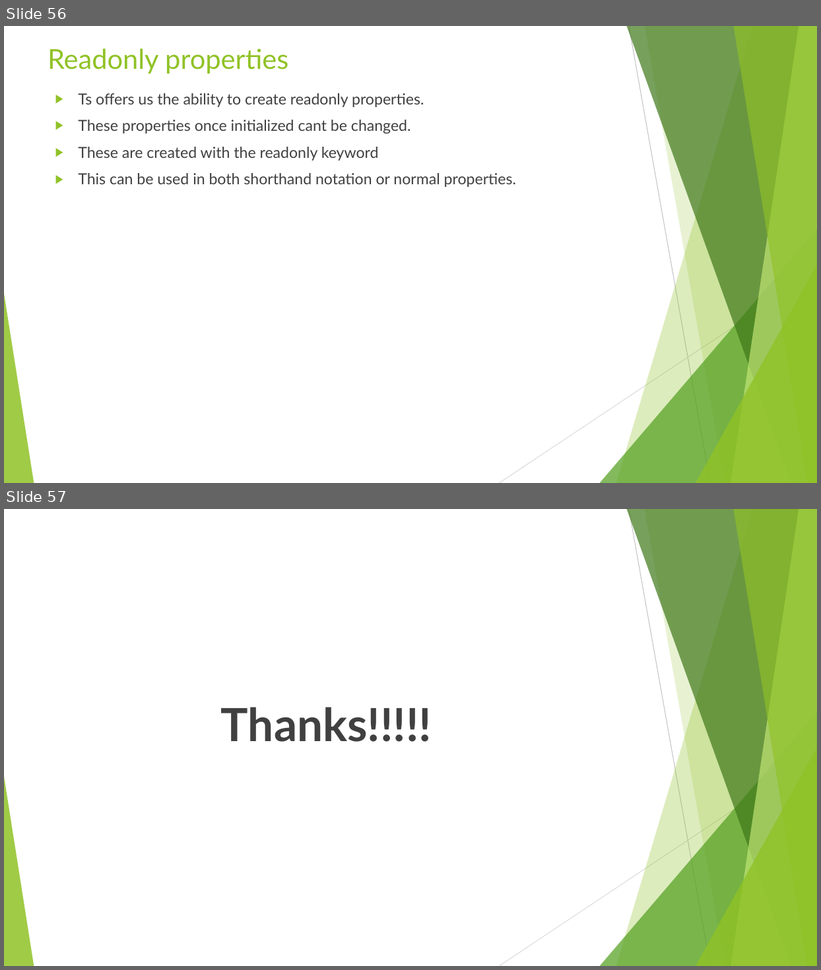
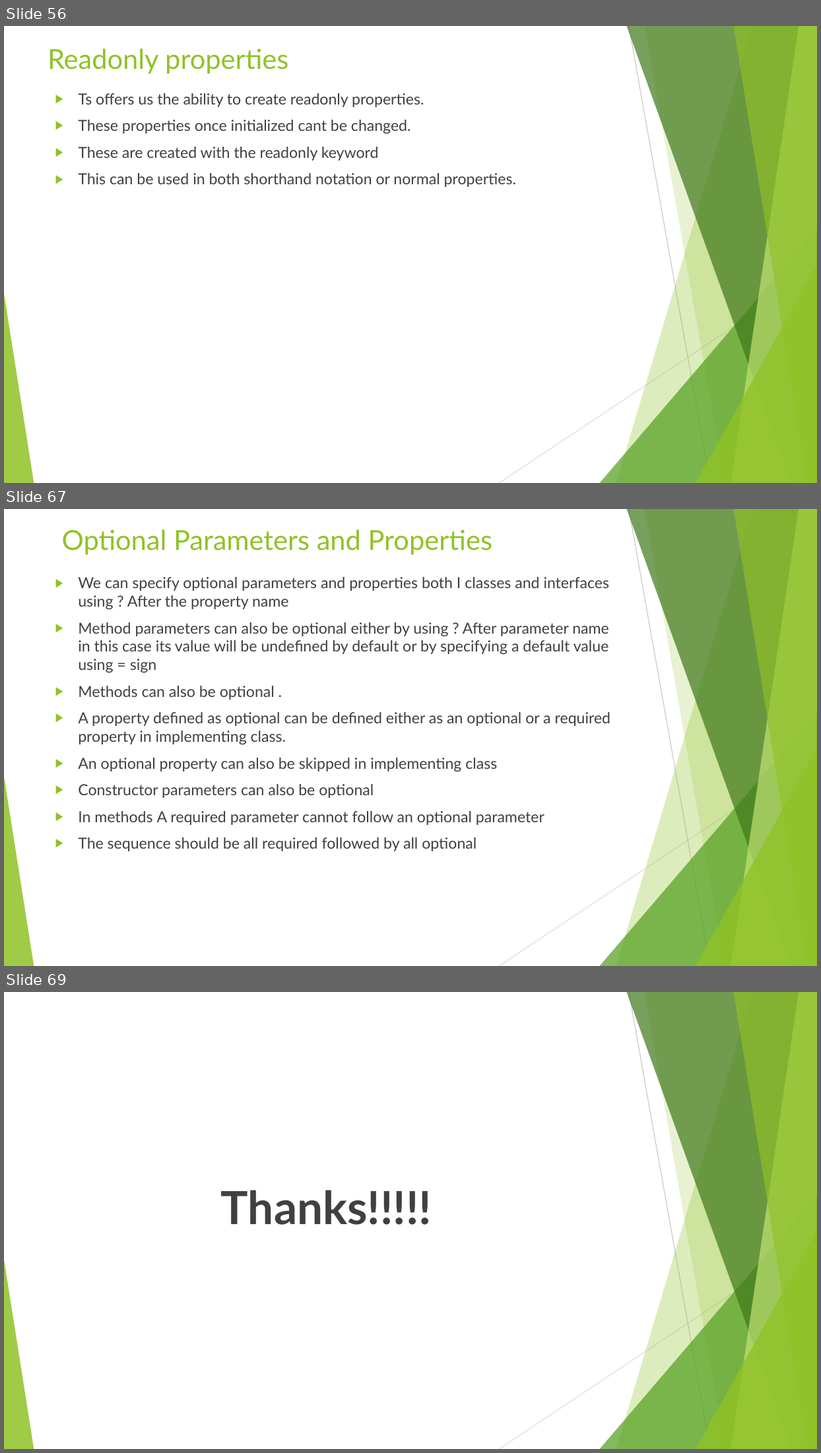
Before and after one commit to rudhrainfogain/TypeScript, a slide deck: PPT/TypeScriptv5.pptx. Shown one above the other, each under a label of ours: slides 56 and 57 before the commit, slides 56, 67 and 69 after it; the slides between them are not shown. The pictures are 821x970 and 821x1453 pixels, drawn with LibreOffice and Linux fonts; fonts in the diff are those of the drawing. Boxes give left, top, right and bottom in pixels: in the first picture for what was removed or moved away, otherwise in the second. Text is boxed around its words. In the diff, an @@ line names an element or a change of style, - is before the commit and + after.

Commit message:
Classes and Interfaces Complete

```diff
--- a/PPT/TypeScriptv5.pptx
+++ b/PPT/TypeScriptv5.pptx
@@ slide 67 added at bbox=[4, 509, 817, 966], background #FFFFFF; not listed: 10 template elements that a slide beside it also shows @@
@@ title added at bbox=[62, 529, 492, 555], 32.4 pt, text #90C226 @@
+Optional Parameters and Properties
@@ text added at bbox=[78, 577, 611, 852], 18 pt, text #404040 @@
+▶ We can specify optional parameters and properties both I classes and interfaces using ? After the property name
+▶ Method parameters can also be optional either by using ? After parameter name in this case its value will be undefined by default or by specifying a default value using = sign
+▶ Methods can also be optional .
+▶ A property defined as optional can be defined either as an optional or a required property in implementing class.
+▶ An optional property can also be skipped in implementing class
+▶ Constructor parameters can also be optional
+▶ In methods A required parameter cannot follow an optional parameter
+▶ The sequence should be all required followed by all optional
@@ what was slide 57 is now slide 69 @@
```
Also in this commit, not shown: 1 slide changed, 11 other slides added, 3 other files.
